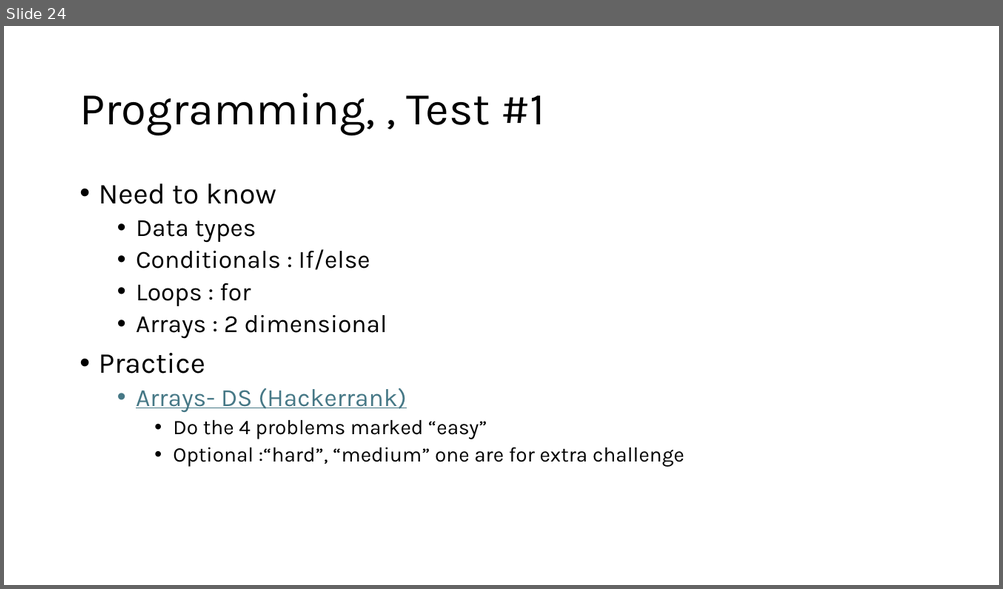
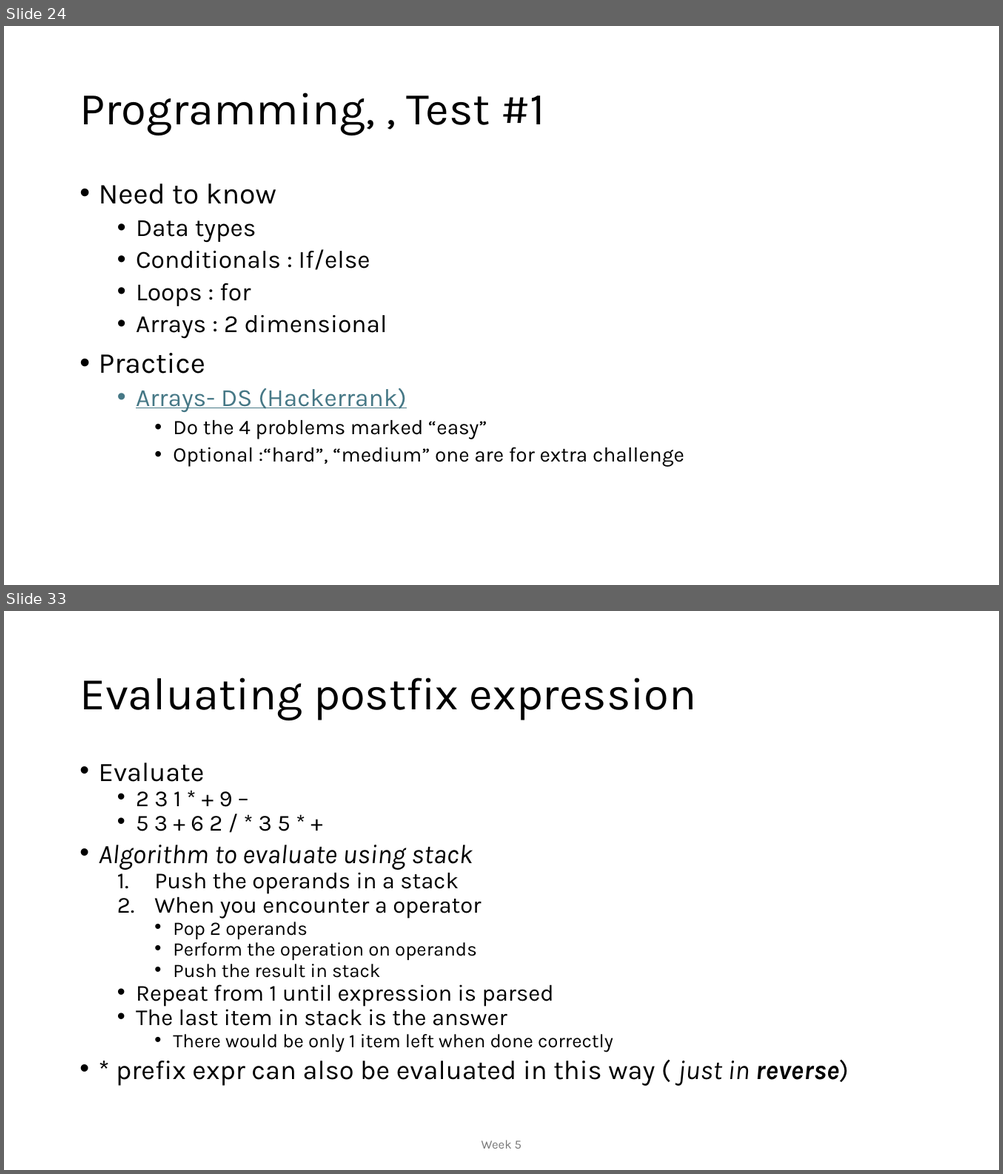
Before and after one commit to MoklaEducation/ems_winter_2025_acsl101, a slide deck: all/ExploringCSConceptsViaACSLCompetitions_all.pptx. Shown one above the other, each under a label of ours: slide 24 before the commit, slides 24 and 33 after it; the slides between them are not shown. The pictures are 1003x589 and 1003x1174 pixels, drawn with LibreOffice and Linux fonts; fonts in the diff are those of the drawing. Boxes give left, top, right and bottom in pixels: in the first picture for what was removed or moved away, otherwise in the second. Text is boxed around its words. In the diff, an @@ line names an element or a change of style, - is before the commit and + after.

```diff
--- a/all/ExploringCSConceptsViaACSLCompetitions_all.pptx
+++ b/all/ExploringCSConceptsViaACSLCompetitions_all.pptx
@@ slide 33 added at [4, 611, 999, 1170], background #FFFFFF @@
@@ title added at [79, 678, 697, 721], 44 pt, text #000000 @@
+Evaluating postfix expression
@@ text added at [99, 763, 848, 1086], 22.2 pt, text #000000 @@
+• Evaluate
+  • 2 3 1 * + 9 –
+  • 5 3 + 6 2 / * 3 5 * +
+• Algorithm to evaluate using stack
+  1. Push the operands in a stack
+  2. When you encounter a operator
+    • Pop 2 operands
+    • Perform the operation on operands
+    • Push the result in stack
+  • Repeat from 1 until expression is parsed
+  • The last item in stack is the answer
+    • There would be only 1 item left when done correctly
+• * prefix expr can also be evaluated in this way ( just in reverse)
@@ text added at [481, 1140, 521, 1149], 12 pt, text #797979 @@
+Week 5
```
Also in this commit, not shown: 12 other slides added, 1 other file.
